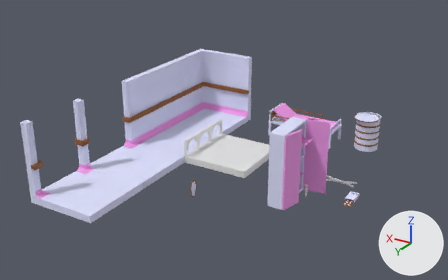
A saved change to the FBX model GGJ2020_IcanRevival/Assets/Graph/3D/Asset/Tileset.FBX.
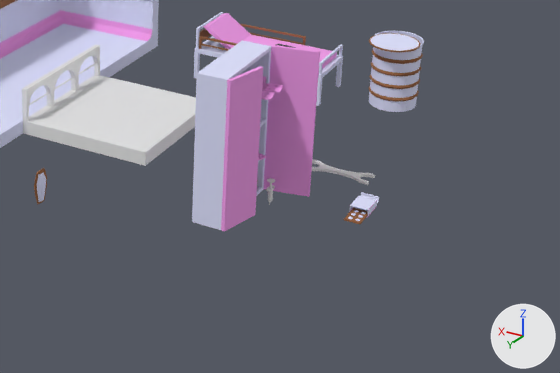
Each version is shown whole from a 50 mm lens placed at (-10.41, 14.45, 7.73), pointed at (-2.54, 1.32, 1.17), then close up on the part from 39% to 100% of the width and 35% to 100% of the height. Arrows for +X, +Y and +Z are at lower right; the lights stay in place. Where no turn or scale is listed for an object, it has been applied to the vertices.
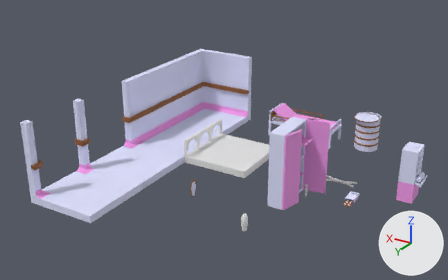
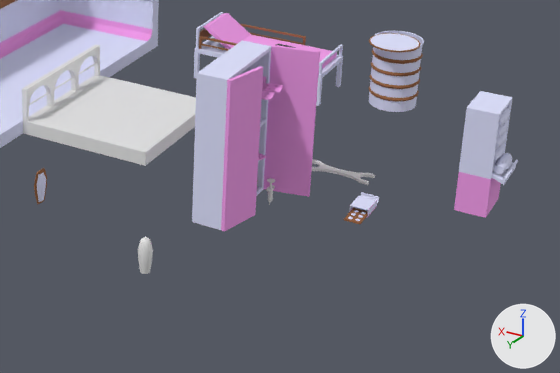
Patch to the scene script:
```diff
--- a/GGJ2020_IcanRevival/Assets/Graph/3D/Asset/Tileset.FBX.py
+++ b/GGJ2020_IcanRevival/Assets/Graph/3D/Asset/Tileset.FBX.py
@@ me_mesh_014 @@
+me_mesh_014.from_pydata(...)  # 91 vertices, 178 faces; spans x -0.089..0.089, y -0.088..0.088, z -0.065..0.4
@@ me_mesh_015 @@
+me_mesh_015.from_pydata(...)  # 499 vertices, 974 faces; spans x -3.166..-2.583, y -0.3..0.3, z 0.0..1.417
+# faces by material slot: [76, 890, 8]
+me_mesh_015.materials.append(mat_material__36)  # white #dfe2ff
+me_mesh_015.materials.append(mat_material__36_002)  # white #dfe2ff
+me_mesh_015.materials.append(mat_material__36_003)  # pink #f39cea
@@ ob_cylinder004 @@
+ob_cylinder004 = bpy.data.objects.new('Cylinder004', me_mesh_014)
+ob_cylinder004.location = (-4.268, 3.267, 0.0)
@@ ob_object002 @@
+ob_object002 = bpy.data.objects.new('Object002', me_mesh_015)
+ob_object002.location = (-4.365, -0.228, 0.0)
```

Boxes (x1, y1, x2, y2) around the edits, measured in the close-ups (560 x 373 px):
'Object002', added
    after: (454, 91, 518, 218)
    faces in mat_material__36 (white #dfe2ff): (459, 91, 518, 185)
    faces in mat_material__36_003 (pink #f39cea): (454, 172, 501, 218)
    faces in mat_material__36_002 (white #dfe2ff): (494, 108, 512, 174)
'Cylinder004', added
    after: (138, 236, 153, 274)
